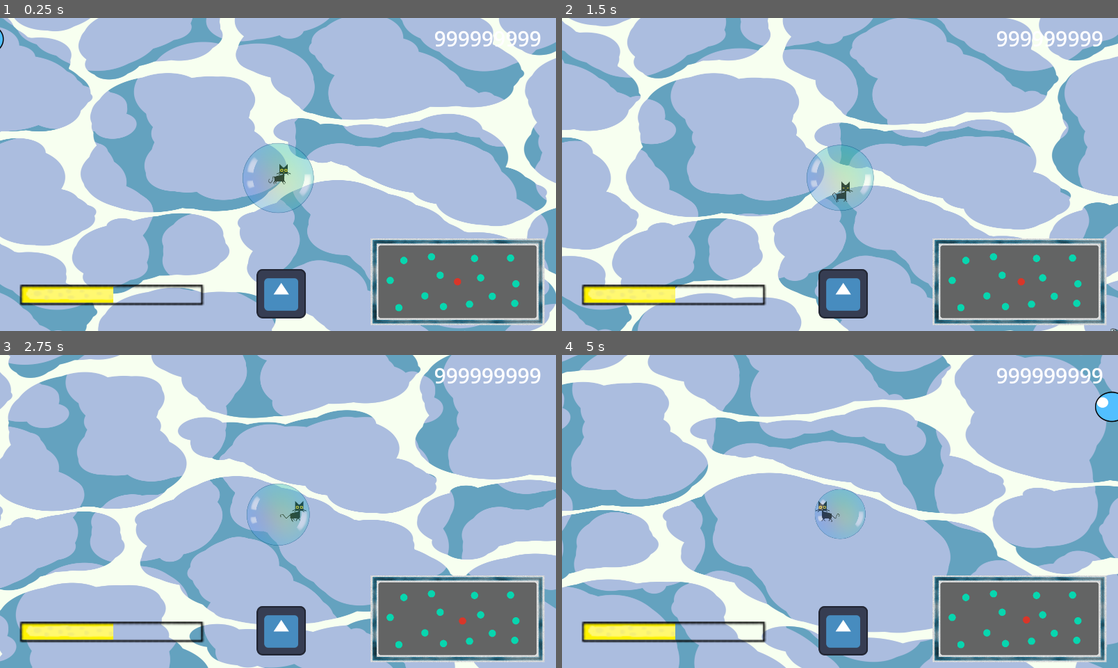
Above: before the commit, frames 1-4 (two rows, left to right).
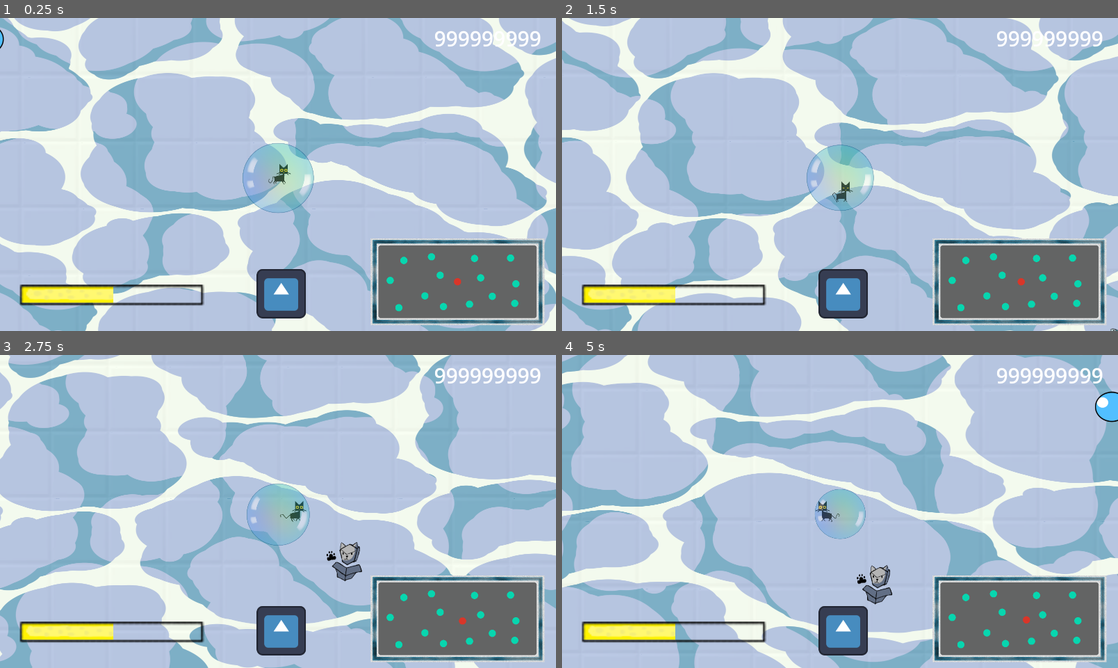
Above: after the commit, the same moments.

Repository: CcCcCc99/bubblecat
Game: Godot game, scene res://testscene.tscn
The game is run twice, just before and just after one commit, with the same random seed, the same clock (stepped at 60 frames per second) and the same inputs. The engine's default icon, where the game draws it, is replaced by a stand-in: a white triangle on a blue panel in a dark square.
Inputs:
- Up to frame 1 (0.25 s): no input
- Up to frame 2 (1.5 s): hold D (move_right) 0.53-1.28 s; hold S (move_down) from 1.28 s (still down)
- Up to frame 3 (2.75 s): release S (move_down) at 2.03 s; hold D (move_right) from 2.03 s (still down)
- Up to frame 4 (5 s): release D (move_right) at 2.78 s; hold W (move_up) 2.78-3.53 s; hold A (move_left) from 3.53 s (still down)

The runs differ from the first frame. In frame 1, 9.1% of the frame differs, in the area x 0-100%, y 0-100%; in frame 2, 9.8%; in frame 3, 10%; in frame 4, 12%.
Error in both runs: Invalid access to property or key 'global_position' on a base object of type 'Nil'. (res://scenes/obstacle/pesce/fish.gd:13)

Commit message:
Aggiunta skill armatura

Diff:
--- a/scenes/environment.tscn
+++ b/scenes/environment.tscn
@@ -1,7 +1,8 @@
-[gd_scene load_steps=7 format=3 uid="uid://bxi6vvu260ajj"]
+[gd_scene load_steps=8 format=3 uid="uid://bxi6vvu260ajj"]
 
 [ext_resource type="Material" uid="uid://cwm020e35njal" path="res://shaders/water_material.tres" id="1_hvf1e"]
 [ext_resource type="Texture2D" uid="uid://dbqcg7hif7p3v" path="res://assets/vasca.png" id="2_or50t"]
+[ext_resource type="Texture2D" uid="uid://qqu6n0vomx5p" path="res://assets/sfondo_vasca.png" id="2_trhyl"]
 
 [sub_resource type="WorldBoundaryShape2D" id="WorldBoundaryShape2D_s02bi"]
 normal = Vector2(1, 0)
@@ -15,6 +16,11 @@
 normal = Vector2(0, 1)
 
 [node name="Environment" type="Node2D"]
+
+[node name="Sprite2D2" type="Sprite2D" parent="."]
+material = ExtResource("1_hvf1e")
+scale = Vector2(1.885, 2.18)
+texture = ExtResource("2_trhyl")
 
 [node name="Sprite2D" type="Sprite2D" parent="."]
 material = ExtResource("1_hvf1e")
--- /dev/null
+++ b/scenes/skills/armatura.gd
@@ -0,0 +1,12 @@
+extends Area2D
+
+const ARMATURA_STATEGY = preload("res://scenes/skills/armatura_stategy.tscn")
+
+@export var collectable: bool = true
+
+func _on_body_entered(body: Node2D) -> void:
+	if body is Player and collectable:
+		var p = body as Player
+		var armatura_stategy = ARMATURA_STATEGY.instantiate()
+		p.add_child(armatura_stategy)
+		queue_free()
--- /dev/null
+++ b/scenes/skills/armatura.tscn
@@ -0,0 +1,20 @@
+[gd_scene load_steps=4 format=3 uid="uid://by4sltlkgk4i2"]
+
+[ext_resource type="Texture2D" uid="uid://ctsmvv7ia6fmk" path="res://assets/skills/armatura.png" id="1_7pbjv"]
+[ext_resource type="Script" path="res://scenes/skills/armatura.gd" id="1_almhe"]
+
+[sub_resource type="CircleShape2D" id="CircleShape2D_ku2ll"]
+radius = 60.0
+
+[node name="Armatura" type="Area2D"]
+collision_layer = 2
+script = ExtResource("1_almhe")
+
+[node name="Sprite2D" type="Sprite2D" parent="."]
+position = Vector2(11, -1)
+texture = ExtResource("1_7pbjv")
+
+[node name="CollisionShape2D" type="CollisionShape2D" parent="."]
+shape = SubResource("CircleShape2D_ku2ll")
+
+[connection signal="body_entered" from="." to="." method="_on_body_entered"]
--- /dev/null
+++ b/scenes/skills/armatura_stategy.tscn
@@ -0,0 +1,12 @@
+[gd_scene load_steps=2 format=3 uid="uid://df5ej22srxmty"]
+
+[ext_resource type="Script" path="res://scenes/skills/armatura_strategy.gd" id="1_ybyds"]
+
+[node name="ArmaturaStrategy" type="Node"]
+script = ExtResource("1_ybyds")
+
+[node name="Timer" type="Timer" parent="."]
+wait_time = 10.0
+autostart = true
+
+[connection signal="timeout" from="Timer" to="." method="_on_timer_timeout"]
--- /dev/null
+++ b/scenes/skills/armatura_strategy.gd
@@ -0,0 +1,17 @@
+extends Node
+
+const ARMOR_SPRITE = preload("res://scenes/skills/armor_sprite.tscn")
+
+var player: Player
+var armor_sprite_node: Sprite2D
+
+func _ready() -> void:
+	player = get_parent()
+	player.bubble.invulnerable = true
+	armor_sprite_node = ARMOR_SPRITE.instantiate()
+	player.bubble.add_child(armor_sprite_node)
+
+func _on_timer_timeout() -> void:
+	player.bubble.invulnerable = false
+	armor_sprite_node.queue_free()
+	queue_free()
--- /dev/null
+++ b/scenes/skills/armor_sprite.tscn
@@ -0,0 +1,8 @@
+[gd_scene load_steps=2 format=3 uid="uid://rc82klf8a12f"]
+
+[ext_resource type="Texture2D" uid="uid://b0m2l8d7b7wni" path="res://assets/skills/armatura_attiva.png" id="1_04nj4"]
+
+[node name="Armor" type="Sprite2D"]
+position = Vector2(0, 7)
+scale = Vector2(0.254219, 0.254219)
+texture = ExtResource("1_04nj4")
--- a/scrips/game_manager.gd
+++ b/scrips/game_manager.gd
@@ -2,6 +2,7 @@
 
 @export var player_scene: PackedScene
 @export var skill_point_scene: PackedScene
+@export var skill_scene: PackedScene
 @export var obstacle_scene: PackedScene
 var player: Player
 
@@ -9,12 +10,15 @@
 @export var max_spawn_distance: int = 1200
 
 @export var max_points_in_map: int = 50
+@export var max_skills_in_map: int = 50
 
 var points_instances = []
 var obstacles_instances = []
+var skills_instances = []
 
-@onready var map = $Node2D
+@onready var map: Node2D = $OxygenSources
 @onready var minimap = $HUD/Minimappa
+@onready var skills: Node2D = $Skills
 
 # Called when the node enters the scene tree for the first time.
 func _ready() -> void:
@@ -40,6 +44,13 @@
 		map.add_child(point)
 		points_instances.append(point)
 
+func _on_spawn_skill_cooldown_timeout() -> void:
+	if PointsManager.armor_enabled and skills_instances.size() < max_skills_in_map:
+		var rand_range = randi() % max_spawn_distance + min_spawn_distance
+		var skill = spawn_random_in_radius(skill_point_scene, player.position, rand_range)
+		map.add_child(skill)
+		skills_instances.append(skill)
+
 func _on_spawn_obstacle_cooldown_timeout() -> void:
 	var rand_range = float(randi() % max_spawn_distance + min_spawn_distance) / 2
 	var obstacle: Obstacle = spawn_random_in_radius(obstacle_scene, player.position, rand_range)
--- a/scrips/points_manager.gd
+++ b/scrips/points_manager.gd
@@ -1,4 +1,6 @@
 extends Node
+
+var armor_enabled: bool = true
 
 signal points_updated
 
--- a/shaders/water_material.tres
+++ b/shaders/water_material.tres
@@ -274,7 +274,7 @@
 	vec3 water_color = vec3(water(uv * tile, vec3(0,1,0), TIME * distortion_speed));
 	vec4 texture_color = texture(TEXTURE, UV);
 	if (texture_color.r == 1.) {
-		COLOR = vec4(water_color, texture_color.a);
+		COLOR = vec4(water_color, texture_color.a - 0.2);
 	} else {
 		COLOR = texture_color;
 	}
@@ -282,9 +282,9 @@
 
 [resource]
 shader = SubResource("Shader_l1w5c")
-shader_parameter/WATER_COL = Color(0.670555, 0.739823, 0.873451, 1)
-shader_parameter/WATER2_COL = Color(0.391899, 0.634354, 0.748282, 1)
-shader_parameter/FOAM_COL = Color(0.968627, 1, 0.941176, 1)
+shader_parameter/WATER_COL = Color(0.671, 0.741, 0.875, 1)
+shader_parameter/WATER2_COL = Color(0.392, 0.634, 0.748, 1)
+shader_parameter/FOAM_COL = Color(0.969, 1, 0.941, 1)
 shader_parameter/distortion_speed = 1.975
 shader_parameter/tile = Vector2(25, 25)
 shader_parameter/wave_speed = 2.3
--- a/testscene.tscn
+++ b/testscene.tscn
@@ -7,6 +7,7 @@
 [ext_resource type="PackedScene" uid="uid://bxi6vvu260ajj" path="res://scenes/environment.tscn" id="4_uin0a"]
 [ext_resource type="PackedScene" uid="uid://dw4j5n1y67siy" path="res://scenes/obstacle/barchetta/barchetta.tscn" id="6_o8o8p"]
 [ext_resource type="PackedScene" uid="uid://c43gjk7v4qevv" path="res://scenes/hud.tscn" id="7_2xgdx"]
+[ext_resource type="PackedScene" uid="uid://by4sltlkgk4i2" path="res://scenes/skills/armatura.tscn" id="7_078fk"]
 [ext_resource type="AudioStream" uid="uid://binh4j5ohyn5x" path="res://assets/sound/BubbleCatTheme.mp3" id="8_5ui3x"]
 [ext_resource type="PackedScene" uid="uid://ccc43hi0w325i" path="res://scenes/obstacle/pesce/fish.tscn" id="9_xamc0"]
 
@@ -14,56 +15,59 @@
 script = ExtResource("1_ckjmq")
 player_scene = ExtResource("1_6r8lm")
 skill_point_scene = ExtResource("3_tu30h")
+skill_scene = ExtResource("7_078fk")
 obstacle_scene = ExtResource("6_o8o8p")
 
 [node name="Environment" parent="." instance=ExtResource("4_uin0a")]
 
-[node name="Node2D" type="Node2D" parent="."]
+[node name="OxygenSources" type="Node2D" parent="."]
 
-[node name="RegenBubble" parent="Node2D" instance=ExtResource("2_ied3k")]
+[node name="RegenBubble" parent="OxygenSources" instance=ExtResource("2_ied3k")]
 position = Vector2(1031, -214)
 
-[node name="RegenBubble2" parent="Node2D" instance=ExtResource("2_ied3k")]
+[node name="RegenBubble2" parent="OxygenSources" instance=ExtResource("2_ied3k")]
 position = Vector2(535, 1242)
 
-[node name="RegenBubble3" parent="Node2D" instance=ExtResource("2_ied3k")]
+[node name="RegenBubble3" parent="OxygenSources" instance=ExtResource("2_ied3k")]
 position = Vector2(-1454, 783)
 
-[node name="RegenBubble4" parent="Node2D" instance=ExtResource("2_ied3k")]
+[node name="RegenBubble4" parent="OxygenSources" instance=ExtResource("2_ied3k")]
 position = Vector2(-773, -359)
 
-[node name="RegenBubble5" parent="Node2D" instance=ExtResource("2_ied3k")]
+[node name="RegenBubble5" parent="OxygenSources" instance=ExtResource("2_ied3k")]
 position = Vector2(-2393, -1174)
 
-[node name="RegenBubble6" parent="Node2D" instance=ExtResource("2_ied3k")]
+[node name="RegenBubble6" parent="OxygenSources" instance=ExtResource("2_ied3k")]
 position = Vector2(-2393, -1174)
 
-[node name="RegenBubble7" parent="Node2D" instance=ExtResource("2_ied3k")]
+[node name="RegenBubble7" parent="OxygenSources" instance=ExtResource("2_ied3k")]
 position = Vector2(2551, 1194)
 
-[node name="RegenBubble8" parent="Node2D" instance=ExtResource("2_ied3k")]
+[node name="RegenBubble8" parent="OxygenSources" instance=ExtResource("2_ied3k")]
 position = Vector2(-3001, -70)
 
-[node name="RegenBubble9" parent="Node2D" instance=ExtResource("2_ied3k")]
+[node name="RegenBubble9" parent="OxygenSources" instance=ExtResource("2_ied3k")]
 position = Vector2(1550, 806)
 
-[node name="RegenBubble11" parent="Node2D" instance=ExtResource("2_ied3k")]
+[node name="RegenBubble11" parent="OxygenSources" instance=ExtResource("2_ied3k")]
 position = Vector2(-628, 1372)
 
-[node name="RegenBubble12" parent="Node2D" instance=ExtResource("2_ied3k")]
+[node name="RegenBubble12" parent="OxygenSources" instance=ExtResource("2_ied3k")]
 position = Vector2(-2617, 1434)
 
-[node name="RegenBubble13" parent="Node2D" instance=ExtResource("2_ied3k")]
+[node name="RegenBubble13" parent="OxygenSources" instance=ExtResource("2_ied3k")]
 position = Vector2(759, -1286)
 
-[node name="RegenBubble14" parent="Node2D" instance=ExtResource("2_ied3k")]
+[node name="RegenBubble14" parent="OxygenSources" instance=ExtResource("2_ied3k")]
 position = Vector2(2364, -1308)
 
-[node name="RegenBubble15" parent="Node2D" instance=ExtResource("2_ied3k")]
+[node name="RegenBubble15" parent="OxygenSources" instance=ExtResource("2_ied3k")]
 position = Vector2(2601, 116)
 
-[node name="RegenBubble16" parent="Node2D" instance=ExtResource("2_ied3k")]
+[node name="RegenBubble16" parent="OxygenSources" instance=ExtResource("2_ied3k")]
 position = Vector2(-1162, -1375)
+
+[node name="Skills" type="Node2D" parent="."]
 
 [node name="SpawnPointCooldown" type="Timer" parent="."]
 wait_time = 40.0
@@ -71,6 +75,10 @@
 
 [node name="SpawnobstacleCooldown" type="Timer" parent="."]
 wait_time = 6.0
+autostart = true
+
+[node name="SpawnSkillsCooldown" type="Timer" parent="."]
+wait_time = 30.0
 autostart = true
 
 [node name="HUD" parent="." instance=ExtResource("7_2xgdx")]
@@ -86,5 +94,9 @@
 newspeed = 200.0
 damage = 5
 
+[node name="Armatura" parent="." instance=ExtResource("7_078fk")]
+position = Vector2(404, 254)
+
 [connection signal="timeout" from="SpawnPointCooldown" to="." method="_on_spawn_point_cooldown_timeout"]
 [connection signal="timeout" from="SpawnobstacleCooldown" to="." method="_on_spawn_obstacle_cooldown_timeout"]
+[connection signal="timeout" from="SpawnSkillsCooldown" to="." method="_on_spawn_skill_cooldown_timeout"]
Binary file added: assets/sfondo_vasca.png
Not shown, added: assets/sfondo_vasca.png.import
Binary file added: assets/skills/armatura.png
Not shown, added: assets/skills/armatura.png.import
Binary file added: assets/skills/armatura_attiva.png
Not shown, added: assets/skills/armatura_attiva.png.import
Binary file added: assets/vasca_completa.png
Not shown, added: assets/vasca_completa.png.import
